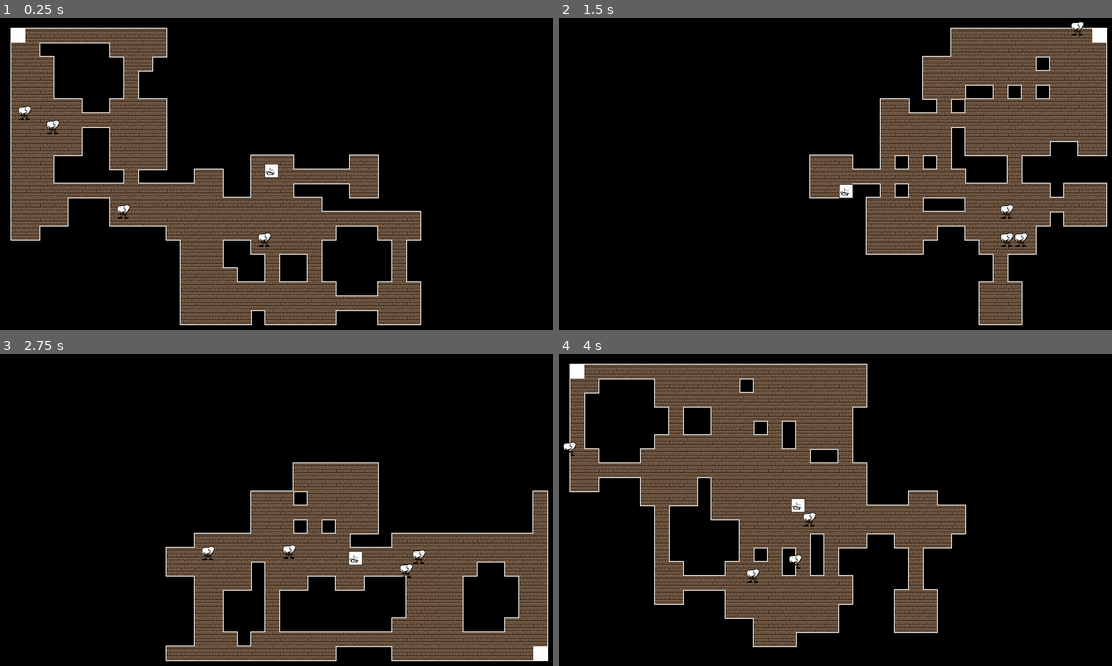
Above: before the commit, frames 1-4 (two rows, left to right).
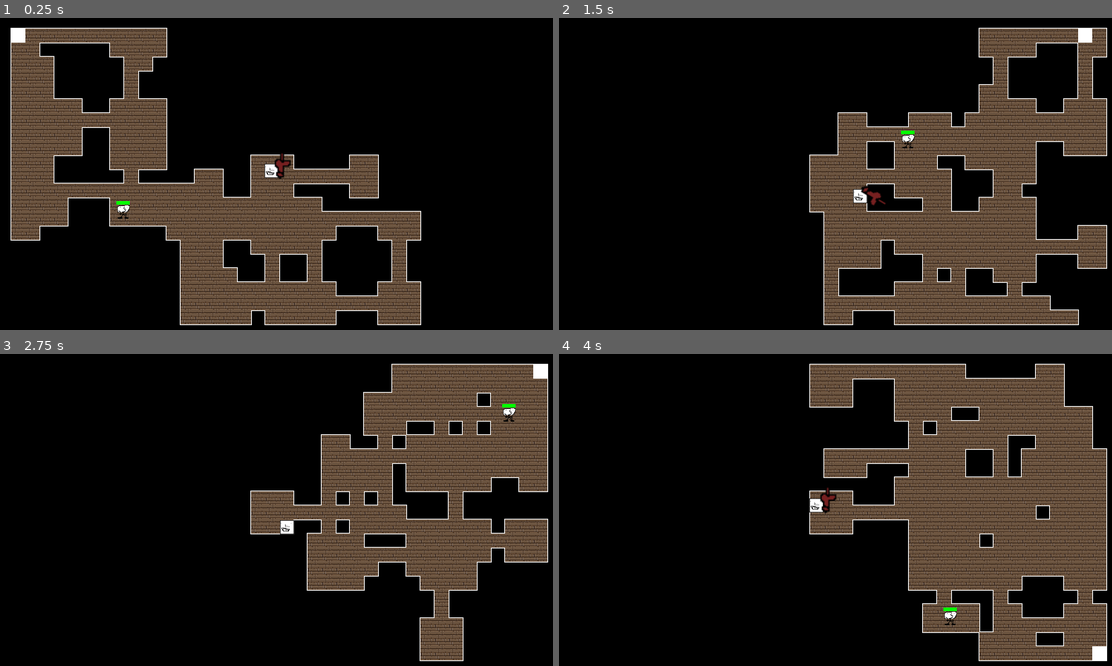
Above: after the commit, the same moments.

Repository: DaQueenJodi/godot-roguelite-idk-what-to-call-this
Game: Godot game, scene res://src/World.tscn
Same seed, same stepped clock (60 frames per second), same inputs: the game is played once before the commit and once after it.
Inputs (mouse positions are in pixels of both pictures, inside the frame that each line leads up to):
- Up to frame 1 (0.25 s): no input
- Up to frame 2 (1.5 s): tap Enter (ui_accept) at 0.5, 0.77 s; move the mouse to (962, 158) at 0.52 s; press the mouse at (962, 158) at 0.53 s; hold D (move_right) 0.53-1.28 s; move the mouse to (724, 189) at 1.27 s; release the mouse at (724, 189) at 1.28 s; hold S (move_down) from 1.28 s (still down); click (724, 189) at 1.35 s
- Up to frame 3 (2.75 s): tap Enter (ui_accept) at 1.52 s; move the mouse to (337, 438) at 2.02 s; release S (move_down) at 2.03 s; press the mouse at (337, 438) at 2.03 s; hold D (move_right) from 2.03 s (still down)
- Up to frame 4 (4 s): move the mouse to (807, 572) at 2.77 s; release D (move_right) at 2.78 s; release the mouse at (807, 572) at 2.78 s; hold W (move_up) 2.78-3.53 s; click (807, 572) at 2.85 s; tap Enter (ui_accept) at 3.02, 3.77 s; move the mouse to (1006, 556) at 3.52 s; press the mouse at (1006, 556) at 3.53 s; hold A (move_left) from 3.53 s (still down)

The runs differ from the first frame. In frame 1, 0.4% of the frame differs, in the area x 3-53%, y 28-74%; in frame 2, 22%; in frame 3, 30%; in frame 4, 55%, in the area x 0-100%, y 2-99%.

Commit message:
finished weapon, made it modular-ish(tm), added health bars

Diff:
--- a/project.godot
+++ b/project.godot
@@ -12,16 +12,22 @@
 "base": "KinematicBody2D",
 "class": "Actor",
 "language": "GDScript",
-"path": "res://src/Actors/Actor.gd"
+"path": "res://src/Actors/Scripts/Actor.gd"
 }, {
 "base": "Node",
 "class": "Walker",
 "language": "GDScript",
 "path": "res://src/Walker.gd"
+}, {
+"base": "Area2D",
+"class": "Weapon",
+"language": "GDScript",
+"path": "res://src/Weapon/Scripts/Weapon.gd"
 } ]
 _global_script_class_icons={
 "Actor": "",
-"Walker": ""
+"Walker": "",
+"Weapon": ""
 }
 
 [application]
@@ -59,11 +65,17 @@
 "events": [ Object(InputEventKey,"resource_local_to_scene":false,"resource_name":"","device":0,"alt":false,"shift":false,"control":false,"meta":false,"command":false,"pressed":false,"scancode":83,"physical_scancode":0,"unicode":0,"echo":false,"script":null)
  ]
 }
+attack={
+"deadzone": 0.5,
+"events": [ Object(InputEventMouseButton,"resource_local_to_scene":false,"resource_name":"","device":-1,"alt":false,"shift":false,"control":false,"meta":false,"command":false,"button_mask":0,"position":Vector2( 0, 0 ),"global_position":Vector2( 0, 0 ),"factor":1.0,"button_index":1,"pressed":false,"doubleclick":false,"script":null)
+ ]
+}
 
 [layer_names]
 
 2d_physics/layer_1="Player"
 2d_physics/layer_2="Enemy"
+2d_physics/layer_3="Weapons"
 2d_physics/layer_20="Map"
 
 [physics]
--- a/src/Actors/Actor.gd
+++ /dev/null
@@ -1,8 +0,0 @@
-extends KinematicBody2D
-class_name Actor
-
-const FLOOR_NORMAL: = Vector2.UP
-
-export var speed: = Vector2(300, 300)
-
-var _velocity: = Vector2.ZERO
--- a/src/Actors/BasicEnemy.tscn
+++ b/src/Actors/BasicEnemy.tscn
@@ -1,19 +1,17 @@
-[gd_scene load_steps=6 format=2]
+[gd_scene load_steps=5 format=2]
 
 [ext_resource path="res://assets/actors/BasicEnemy.png" type="Texture" id=1]
-[ext_resource path="res://src/Actors/BasicEnemy.gd" type="Script" id=2]
-[ext_resource path="res://src/PlayerDetector.tscn" type="PackedScene" id=3]
+[ext_resource path="res://src/Actors/Scripts/BasicEnemy.gd" type="Script" id=2]
+[ext_resource path="res://src/UI/HealthBar.tscn" type="PackedScene" id=3]
 
 [sub_resource type="RectangleShape2D" id=1]
 extents = Vector2( 7.23739, 7.94441 )
 
-[sub_resource type="CircleShape2D" id=2]
-radius = 171.833
-
 [node name="BasicEnemy" type="KinematicBody2D"]
-collision_layer = 2
-collision_mask = 524289
+collision_layer = 5
+collision_mask = 524290
 script = ExtResource( 2 )
+health = 90
 
 [node name="Enemy" type="Sprite" parent="."]
 texture = ExtResource( 1 )
@@ -22,13 +20,6 @@
 position = Vector2( -1.52298, 0.264866 )
 shape = SubResource( 1 )
 
-[node name="PlayerDetector" parent="." instance=ExtResource( 3 )]
-position = Vector2( -1.52298, 0.264866 )
-
-[node name="CollisionShape2D" parent="PlayerDetector" index="0"]
-position = Vector2( 11.0459, -1.45435 )
-shape = SubResource( 2 )
-
 [node name="Line2D" type="Line2D" parent="."]
 
 [node name="Navigation2D" type="Navigation2D" parent="."]
@@ -36,6 +27,12 @@
 [node name="Timer" type="Timer" parent="."]
 autostart = true
 
+[node name="HealthBar" parent="." instance=ExtResource( 3 )]
+margin_left = -17.0
+margin_top = -24.0
+margin_right = 13.0
+margin_bottom = -17.0
+
 [connection signal="timeout" from="Timer" to="." method="_on_Timer_timeout"]
 
-[editable path="PlayerDetector"]
+[editable path="HealthBar"]
--- a/src/Actors/Player.tscn
+++ b/src/Actors/Player.tscn
@@ -1,13 +1,15 @@
-[gd_scene load_steps=4 format=2]
+[gd_scene load_steps=5 format=2]
 
 [ext_resource path="res://assets/actors/player.png" type="Texture" id=1]
-[ext_resource path="res://src/Actors/Player.gd" type="Script" id=2]
+[ext_resource path="res://src/Actors/Scripts/Player.gd" type="Script" id=2]
+[ext_resource path="res://src/Weapon/Sword.tscn" type="PackedScene" id=3]
 
 [sub_resource type="CircleShape2D" id=1]
 radius = 14.9302
 
 [node name="Player" type="KinematicBody2D"]
-collision_mask = 524290
+collision_layer = 2
+collision_mask = 524289
 script = ExtResource( 2 )
 
 [node name="icon" type="Sprite" parent="."]
@@ -18,3 +20,8 @@
 
 [node name="Camera2D" type="Camera2D" parent="."]
 process_mode = 0
+
+[node name="Sword" parent="." instance=ExtResource( 3 )]
+position = Vector2( 23, -4 )
+
+[editable path="Sword"]
--- /dev/null
+++ b/src/Actors/Scripts/Actor.gd
@@ -0,0 +1,14 @@
+extends KinematicBody2D
+class_name Actor
+
+export var health: = 1
+
+const FLOOR_NORMAL: = Vector2.UP
+
+export var speed: = 300
+
+var _velocity: = Vector2.ZERO
+
+# warning-ignore:unused_argument
+func take_damage(dmg: int) -> void: # override
+	pass
--- a/src/Actors/BasicEnemy.gd
+++ b/src/Actors/Scripts/BasicEnemy.gd
@@ -1,15 +1,30 @@
-extends KinematicBody2D
+extends Actor
 
-onready var PlayerDetector: = $PlayerDetector
 
-var velocity: = Vector2.ZERO
-var speed: = 200.0
+onready var health_bar = $HealthBar
+
 var path: = []
 var threshold: = 16
 var nav: Navigation2D = null
 var player: KinematicBody2D = null
 
+func take_damage(dmg: int) -> void:
+	print("took damage")
+	health -= dmg
+	health_bar.update_health(health)
+
+
+func _ready() -> void:
+	health_bar.update_health(health)
+	health_bar.set_max_health(health)
+
+
 func _physics_process(delta: float) -> void:
+
+	if health <= 0:
+		queue_free()
+
+
 	if path.size() > 0:
 		move_to_target()
 
@@ -19,8 +34,8 @@
 		 path.remove(0)
 	else:
 		var direction: = global_position.direction_to(path[0])
-		velocity = direction * speed
-		velocity = move_and_slide(velocity)
+		_velocity = direction * speed
+		_velocity = move_and_slide(_velocity)
 
 func get_target_path(target_pos: Vector2):
 	path = nav.get_simple_path(global_position, target_pos, false)
--- a/src/Actors/Player.gd
+++ b/src/Actors/Scripts/Player.gd
@@ -11,8 +11,8 @@
 
 func _get_velocity(direction):
 	return Vector2(
-		speed.x * direction.x,
-		speed.y * direction.y
+		speed * direction.x,
+		speed * direction.y
 	)
 
 
--- a/src/Objects/ExitDoor.tscn
+++ b/src/Objects/ExitDoor.tscn
@@ -1,6 +1,6 @@
 [gd_scene load_steps=3 format=2]
 
-[ext_resource path="res://src/Objects/ExitDoor.gd" type="Script" id=1]
+[ext_resource path="res://src/Objects/Scripts/ExitDoor.gd" type="Script" id=1]
 
 [sub_resource type="RectangleShape2D" id=1]
 extents = Vector2( 15.1533, 15.0728 )
--- /dev/null
+++ b/src/UI/HealthBar.tscn
@@ -0,0 +1,21 @@
+[gd_scene load_steps=4 format=2]
+
+[ext_resource path="res://assets/ui/health bar/health_bar_over.png" type="Texture" id=1]
+[ext_resource path="res://assets/ui/health bar/health_bar_under.png" type="Texture" id=2]
+[ext_resource path="res://src/UI/Scripts/HealthBar.gd" type="Script" id=3]
+
+[node name="HealthBar" type="Control"]
+margin_right = 30.0
+margin_bottom = 7.0
+script = ExtResource( 3 )
+
+[node name="Bar" type="TextureProgress" parent="."]
+anchor_right = 0.967
+anchor_bottom = 1.0
+margin_left = -1.0
+margin_right = 89.99
+margin_bottom = 23.0
+rect_scale = Vector2( 0.25, 0.25 )
+texture_under = ExtResource( 2 )
+texture_progress = ExtResource( 1 )
+tint_progress = Color( 0, 1, 0, 1 )
--- /dev/null
+++ b/src/UI/Scripts/HealthBar.gd
@@ -0,0 +1,9 @@
+extends Control
+
+onready var health_bar = $Bar
+
+func update_health(health: int) -> void:
+	health_bar.value = health;
+
+func set_max_health(health: int) -> void:
+	health_bar.max_value = health
--- /dev/null
+++ b/src/Weapon/Scripts/Sword.gd
@@ -0,0 +1,8 @@
+extends Weapon
+
+export var damage: = 10
+
+
+func on_hit(body: PhysicsBody2D) -> void:
+	print("welp")
+	body.take_damage(damage)
--- /dev/null
+++ b/src/Weapon/Scripts/Weapon.gd
@@ -0,0 +1,66 @@
+class_name Weapon
+extends Area2D
+
+signal attack_finished
+
+onready var animation_player: = $AnimationPlayer
+
+# enable _physics_process while attacking, disable when not
+
+
+enum STATES {
+	IDLE,
+	ATTACK
+}
+
+var curr_state: int = STATES.IDLE
+
+func _ready() -> void:
+	set_physics_process(false)
+
+func attack() -> void:
+	_change_state(STATES.ATTACK)
+
+
+func _change_state(new_state: int) -> void:
+	if curr_state == new_state:
+		return
+	curr_state = new_state
+
+	match curr_state:
+		STATES.IDLE:
+			set_physics_process(false)
+		STATES.ATTACK:
+			set_physics_process(true)
+			animation_player.play("attack")
+
+func _physics_process(delta: float) -> void:
+	on_attack()
+
+	if not is_monitoring():
+		return
+	var overlapping_bodies: = get_overlapping_bodies()
+	if not overlapping_bodies:
+		return
+
+	for body in overlapping_bodies:
+		on_hit(body)
+	set_physics_process(false)
+
+
+
+func _input(event: InputEvent) -> void:
+	if event.is_action_pressed("attack"):
+		_change_state(STATES.ATTACK)
+
+
+func _on_AnimationPlayer_animation_finished(anim_name: String) -> void:
+	if anim_name == "attack":
+		_change_state(STATES.IDLE)
+		emit_signal("attack_finished")
+
+
+func on_attack() -> void : # override
+	pass
+func on_hit(body: PhysicsBody2D) -> void: # override
+	pass
--- a/src/Weapon/Sword.tscn
+++ b/src/Weapon/Sword.tscn
@@ -1,7 +1,8 @@
-[gd_scene load_steps=5 format=2]
+[gd_scene load_steps=6 format=2]
 
 [ext_resource path="res://src/Weapon/Weapon.tscn" type="PackedScene" id=1]
 [ext_resource path="res://assets/weapons/Sword.png" type="Texture" id=2]
+[ext_resource path="res://src/Weapon/Scripts/Sword.gd" type="Script" id=3]
 
 [sub_resource type="Animation" id=3]
 length = 0.001
@@ -39,7 +40,7 @@
 "times": PoolRealArray( 0 ),
 "transitions": PoolRealArray( 1 ),
 "update": 0,
-"values": [ Vector2( 0.75, 0.75 ) ]
+"values": [ Vector2( 1, 1 ) ]
 }
 tracks/3/type = "value"
 tracks/3/path = NodePath(".:visible")
@@ -91,7 +92,7 @@
 "times": PoolRealArray( 0, 0.2, 0.3 ),
 "transitions": PoolRealArray( 0.15932, 0.329877, 1 ),
 "update": 0,
-"values": [ Vector2( 0.75, 0.75 ), Vector2( 1, 1.15 ), Vector2( 0.75, 0.75 ) ]
+"values": [ Vector2( 1, 1 ), Vector2( 1, 1.15 ), Vector2( 0.75, 0.75 ) ]
 }
 tracks/2/type = "value"
 tracks/2/path = NodePath(".:visible")
@@ -121,16 +122,18 @@
 [node name="Sword" instance=ExtResource( 1 )]
 position = Vector2( 0, 0 )
 rotation = 3.14159
+scale = Vector2( 3, 3 )
+collision_layer = 2
+collision_mask = 4
 monitoring = false
+script = ExtResource( 3 )
 
 [node name="AnimationPlayer" parent="." index="0"]
 anims/RESET = SubResource( 3 )
 anims/attack = SubResource( 2 )
 
 [node name="Sprite" parent="." index="1"]
-position = Vector2( 2, 2 )
-scale = Vector2( 0.75, 0.75 )
 texture = ExtResource( 2 )
 
 [node name="CollisionPolygon2D" parent="." index="2"]
-polygon = PoolVector2Array( 7, -2, 7, -0.999999, 6, 5.24537e-07, 4, 3.49691e-07, 3, 2.62268e-07, 3, 6, 0.999999, 7, -1, 5, -1, 4, -3.49691e-07, 4, -8.74228e-08, 1, -1, -8.74228e-08, -2, -1.74846e-07, -2, -2, -2, -3, -1, -4, 3.49691e-07, -4, 1, -4, 1, -5, 1, -8, 1, -9, 4, -9, 4, -3, 7, -3 )
+polygon = PoolVector2Array( -2, 14, -2, 7, -7, 7, -7, 3, -6, 2, -2, 2, -2, -6, 5.24537e-07, -6, 6.11959e-07, -7, 1, -7, 1, -6, 2, -6, 3, -5, 4, -4, 4, -2, 2, -2, 3, 2, 5, 3, 5, 7, 3, 8, 0.999999, 8, 0.999999, 14 )
--- a/src/Weapon/Weapon.tscn
+++ b/src/Weapon/Weapon.tscn
@@ -1,10 +1,13 @@
-[gd_scene load_steps=2 format=2]
+[gd_scene load_steps=3 format=2]
+
+[ext_resource path="res://src/Weapon/Scripts/Weapon.gd" type="Script" id=1]
 
 [sub_resource type="Animation" id=1]
 resource_name = "attack"
 
 [node name="Weapon" type="Area2D"]
 position = Vector2( -1, -11 )
+script = ExtResource( 1 )
 
 [node name="AnimationPlayer" type="AnimationPlayer" parent="."]
 anims/attack = SubResource( 1 )
@@ -12,3 +15,5 @@
 [node name="Sprite" type="Sprite" parent="."]
 
 [node name="CollisionPolygon2D" type="CollisionPolygon2D" parent="."]
+
+[connection signal="animation_finished" from="AnimationPlayer" to="." method="_on_AnimationPlayer_animation_finished"]
--- a/src/World.gd
+++ b/src/World.gd
@@ -1,5 +1,6 @@
 extends Node2D
 
+const NUM_ENEMIES: = 1
 const NUM_OF_STEPS: = 300 # how many steps the walker will take, the bigger the number the bigger the map
 const Player: = preload("res://src/Actors/Player.tscn")
 const ExitDoor: = preload("res://src/Objects/ExitDoor.tscn")
@@ -32,7 +33,7 @@
 	exit_door.connect("leaving_level", self, "reload")
 
 	# spawn enemy in random tile
-	for i in range(4):
+	for i in range(NUM_ENEMIES):
 		var basic_enemy: = BasicEnemy.instance()
 		add_child(basic_enemy)
 		basic_enemy.nav = nav
--- a/src/World.tscn
+++ b/src/World.tscn
@@ -493,12 +493,14 @@
 tile_set = SubResource( 51 )
 cell_size = Vector2( 32, 32 )
 collision_layer = 524288
-collision_mask = 3
+collision_mask = 524288
 format = 1
 tile_data = PoolIntArray( -1, 0, 0, -65536, 0, 1, -65535, 0, 1, -65534, 0, 1, -65533, 0, 1, -65532, 0, 1, -65531, 0, 1, …(18798 unchanged characters)…
 
 [node name="InsideTiles" type="TileMap" parent="Navigation2D"]
 tile_set = SubResource( 52 )
 cell_size = Vector2( 32, 32 )
+collision_layer = 0
+collision_mask = 524288
 format = 1
 script = ExtResource( 4 )
Binary file added: assets/ui/health bar/health_bar_over.png
Not shown, added: assets/ui/health bar/health_bar_over.png.import
Binary file added: assets/ui/health bar/health_bar_under.png
Not shown, added: assets/ui/health bar/health_bar_under.png.import
Renamed: src/Objects/ExitDoor.gd -> src/Objects/Scripts/ExitDoor.gd
